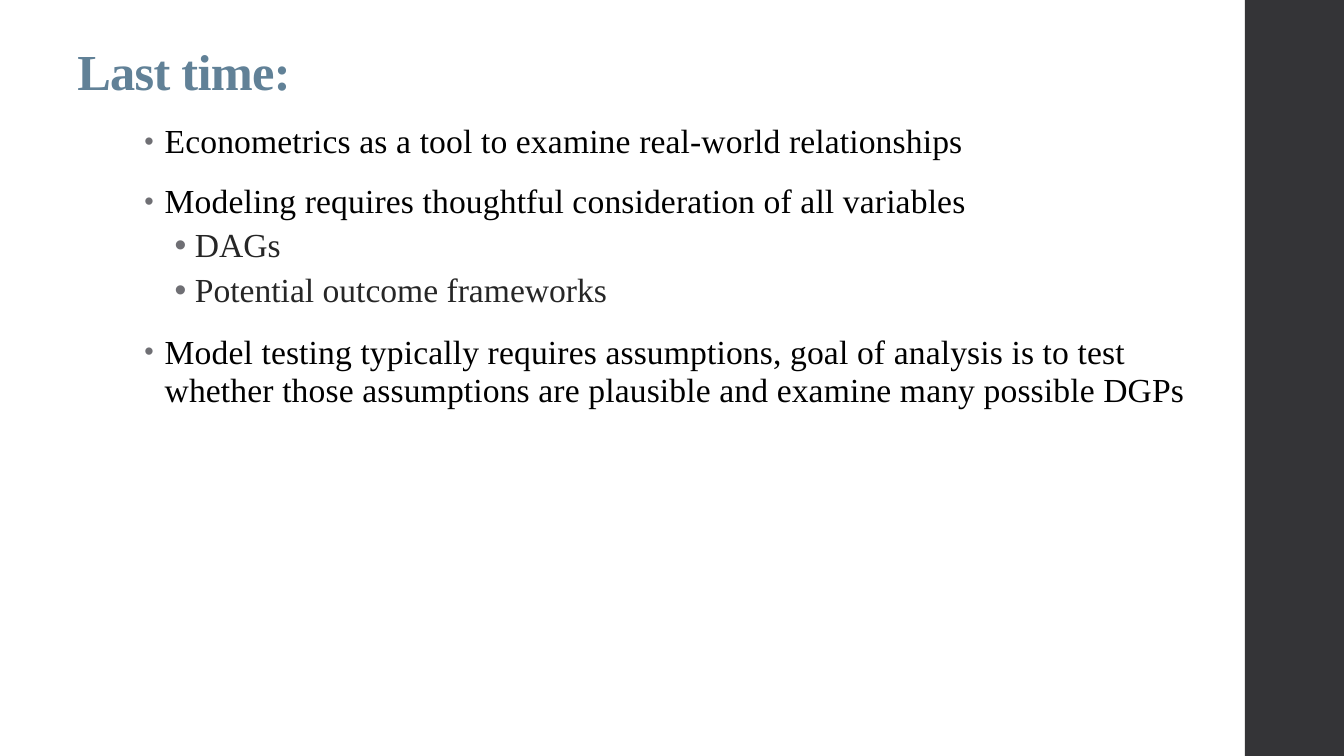
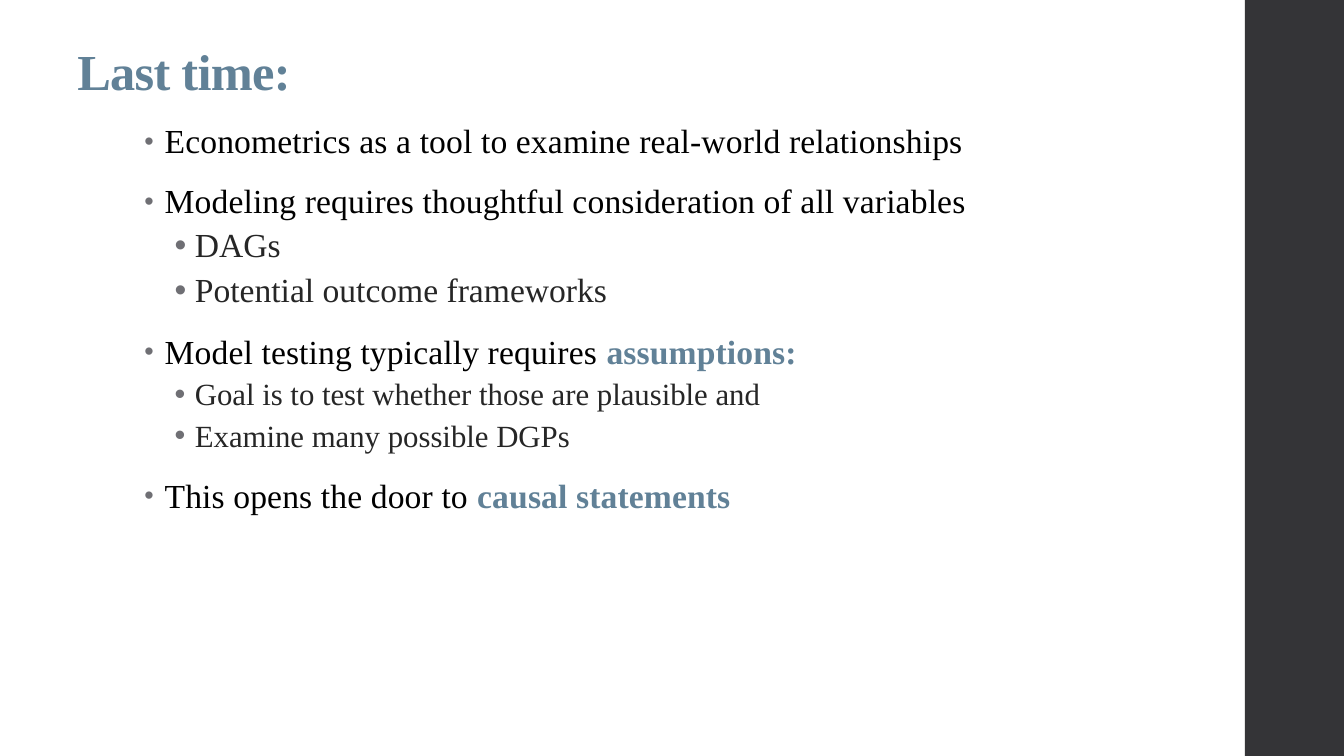
Before and after one commit to qiufei/fork-HAD5744, a slide deck: slide 2 of Lecture02_UnivariateOLS/Lecture2_OLS_2022F.pptx. Drawn at 1344x756 pixels with LibreOffice and Linux fonts; fonts in the diff are those of the drawing. Boxes give left, top, right and bottom in pixels: in the first picture for what was removed or moved away, otherwise in the second. Text is boxed around its words. In the diff, an @@ line names an element or a change of style, - is before the commit and + after.

```diff
--- a/Lecture02_UnivariateOLS/Lecture2_OLS_2022F.pptx
+++ b/Lecture02_UnivariateOLS/Lecture2_OLS_2022F.pptx
@@ text at [165, 340, 797, 514]: text changed; text colour #000000 to #262626 @@
-• Model testing typically requires assumptions, goal of analysis is to test whether those assumptions are plausible and examine many possible DGPs
+• Model testing typically requires assumptions:
+  • Goal is to test whether those are plausible and
+  • Examine many possible DGPs
+• This opens the door to causal statements
```
Also in this commit, not shown: 1 other slide changed, 6 other files.
